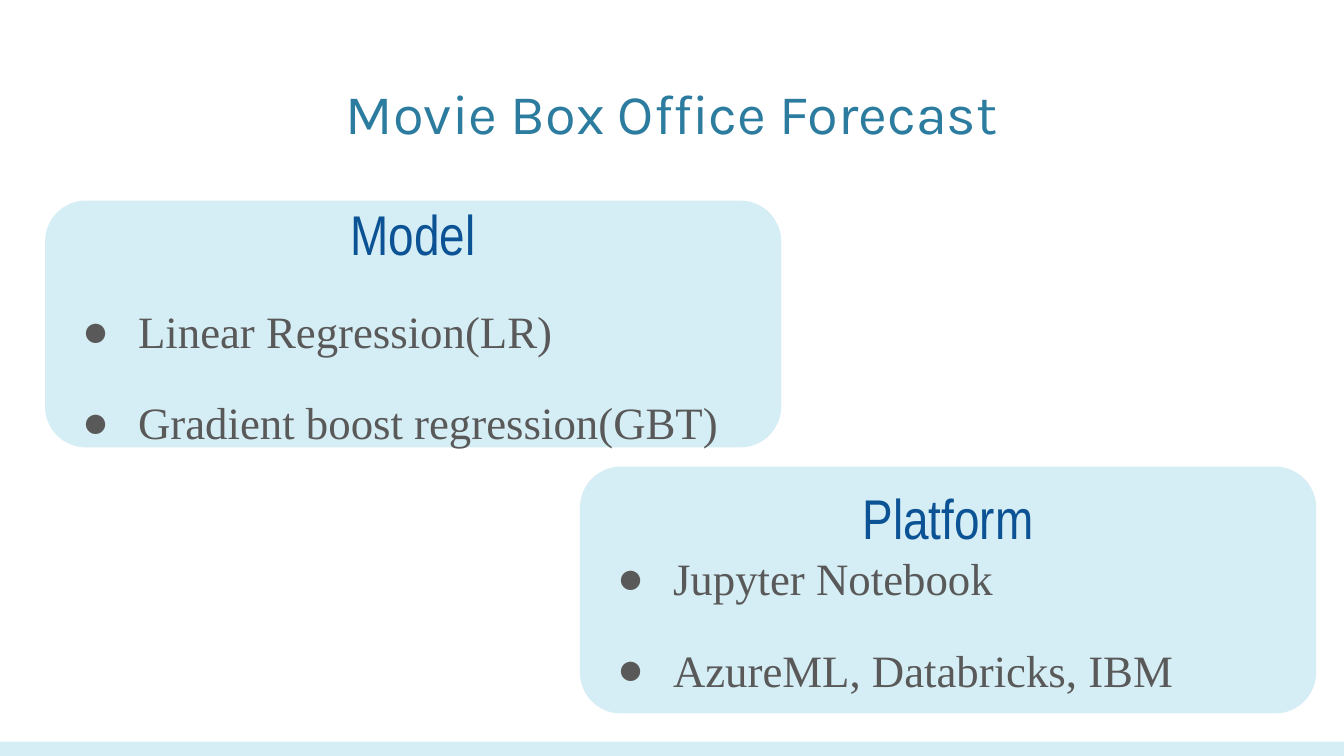
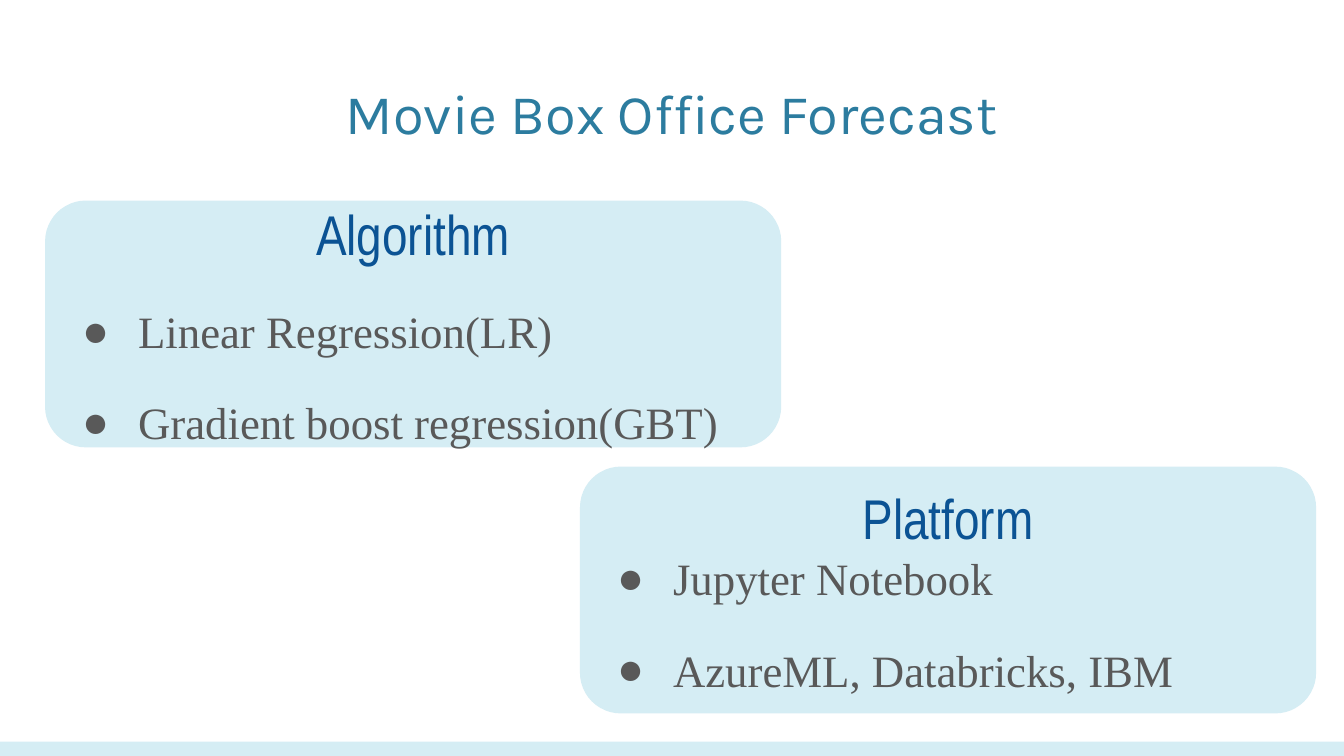
Before and after one commit to biranlicis/Movie-Box-Office-Machine-Learning, a slide deck: slide 6 of PPT CIS5560.pptx. Drawn at 1344x756 pixels with LibreOffice and Linux fonts; fonts in the diff are those of the drawing; background and template pictures are left out. Boxes give left, top, right and bottom in pixels: in the first picture for what was removed or moved away, otherwise in the second. Text is boxed around its words. In the diff, an @@ line names an element or a change of style, - is before the commit and + after.

```diff
--- a/PPT CIS5560.pptx
+++ b/PPT CIS5560.pptx
@@ text in rounded rectangle at <box>316,214,510,265</box>: text changed @@
-Model
+Algorithm
```
Also in this commit, not shown: 17 other slides changed, 4 slides removed.
